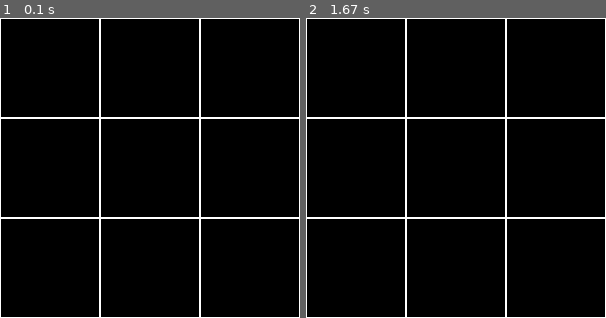
Above: before the commit, frames 1-2 (left to right).
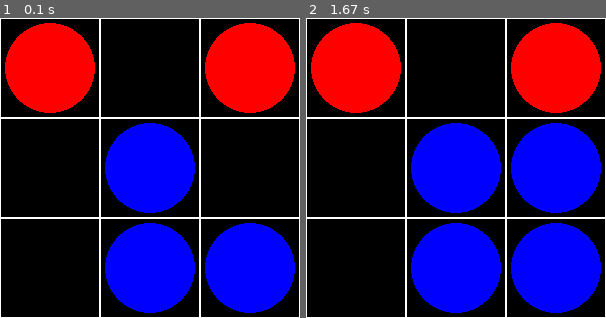
Above: after the commit, the same moments.

Repository: lo1cgsan/work
Game: pygame game, started from tictactoe.py
The game is run twice, just before and just after one commit, with the same random seed, the same clock (stepped at 60 frames per second) and the same inputs.
Inputs (mouse positions are in pixels of both pictures, inside the frame that each line leads up to):
- Up to frame 1 (0.1 s): no input
- Up to frame 2 (1.67 s): click (552, 159) at 0.38 s

The runs differ from the first frame. In frame 1, 35% of the frame differs, in the area x 1-99%, y 1-99%; in frame 2, 42%.

Commit message:
logika gry - początek

Diff:
--- a/tictactoe.py
+++ b/tictactoe.py
@@ -11,9 +11,9 @@
 OKNOGRY = pygame.display.set_mode((300, 300), 0, 32)
 pygame.display.set_caption('Kółko i krzyżyk')
 
-POLE_GRY = [0, 0, 0,
-            0, 0, 0,
-            0, 0, 0]
+POLE_GRY = [2, 0, 2,
+            0, 1, 0,
+            0, 1, 1]
 RUCH = 1  # do kogo należy ruch, 1 - gracz, 0 - komputer
 WYGRANY = 0  # 0 - nikt, 1 - gracz, 2 - komputer, 3 - remis
 WYGRANA = False
@@ -50,7 +50,49 @@
     return RUCH
 
 
+def sprawdz_pola(uklad, wygrany=None):
+    wartosc = None
+    POLA_INDEKSY = [  # trójki pól do sprawdzenia
+        [0, 1, 2], [3, 4, 5], [6, 7, 8],  # poziom
+        [0, 3, 6], [1, 4, 7], [2, 5, 8],  # pion
+        [0, 4, 8], [2, 4, 6]  #na ukos
+    ]
+
+    for lista in POLA_INDEKSY:
+        kol = []  # lista pomocnicza
+        for ind in lista:
+            kol.append(POLE_GRY[ind])
+        if (kol in uklad):
+            wartosc = wygrany if wygrany else lista[kol.index(0)]
+
+    return wartosc
+
+
+def ai_ruch(RUCH):
+    pole = None
+
+    uklady_wygrywam = [[2, 2, 0], [2, 0, 2], [0, 2, 2]]
+    uklady_blokuje = [[1, 1, 0], [1, 0, 1], [0, 1, 1]]
+
+    pole = sprawdz_pola(uklady_wygrywam)
+    pass
+
+
 while True:
+    for event in pygame.event.get():
+        if event.type == QUIT:
+            pygame.quit()
+            sys.exit()
+
+        if WYGRANA is False:
+            if RUCH == 1:
+                if event.type == MOUSEBUTTONDOWN:
+                    if event.button == 1:
+                        mouseX, mouseY = event.pos
+                        pole = (int(mouseY / 100) * 3) + int(mouseX / 100)
+                        RUCH = postaw_znak(pole, RUCH)
+            elif RUCH == 2:
+                RUCH = ai_ruch(RUCH)
 
     OKNOGRY.fill((0, 0, 0))
     rysuj_plansze()
